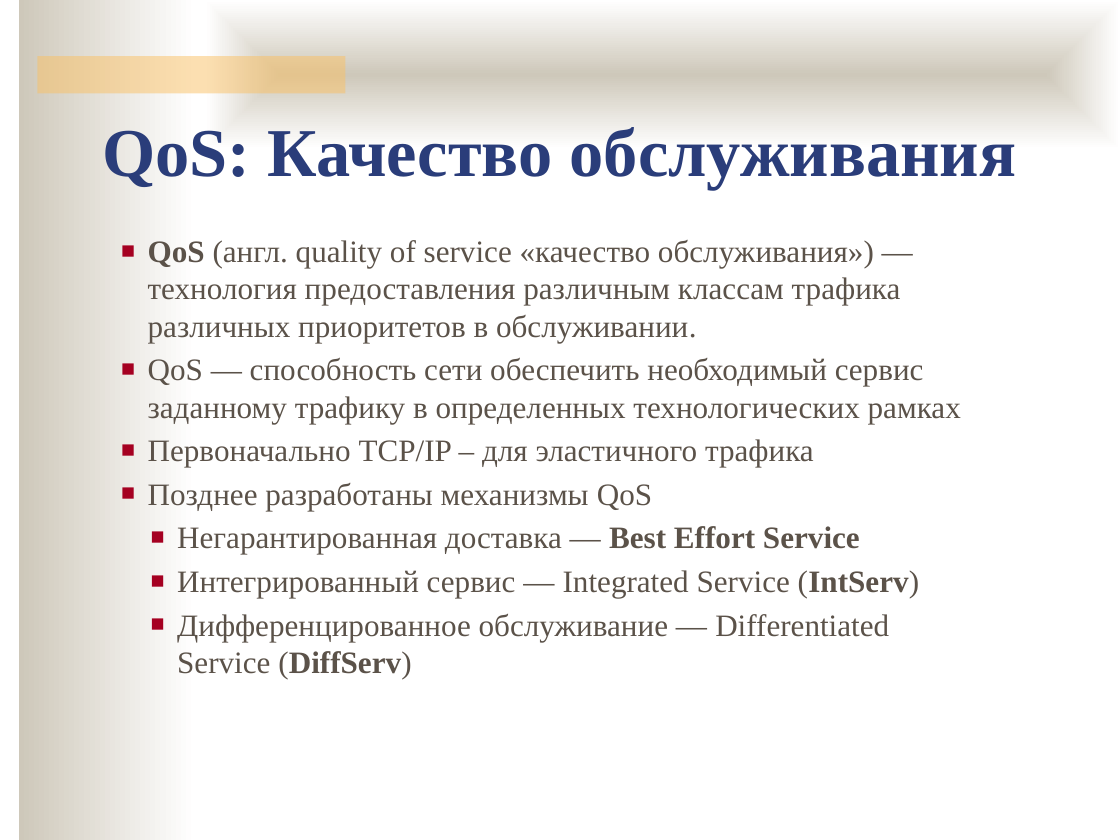
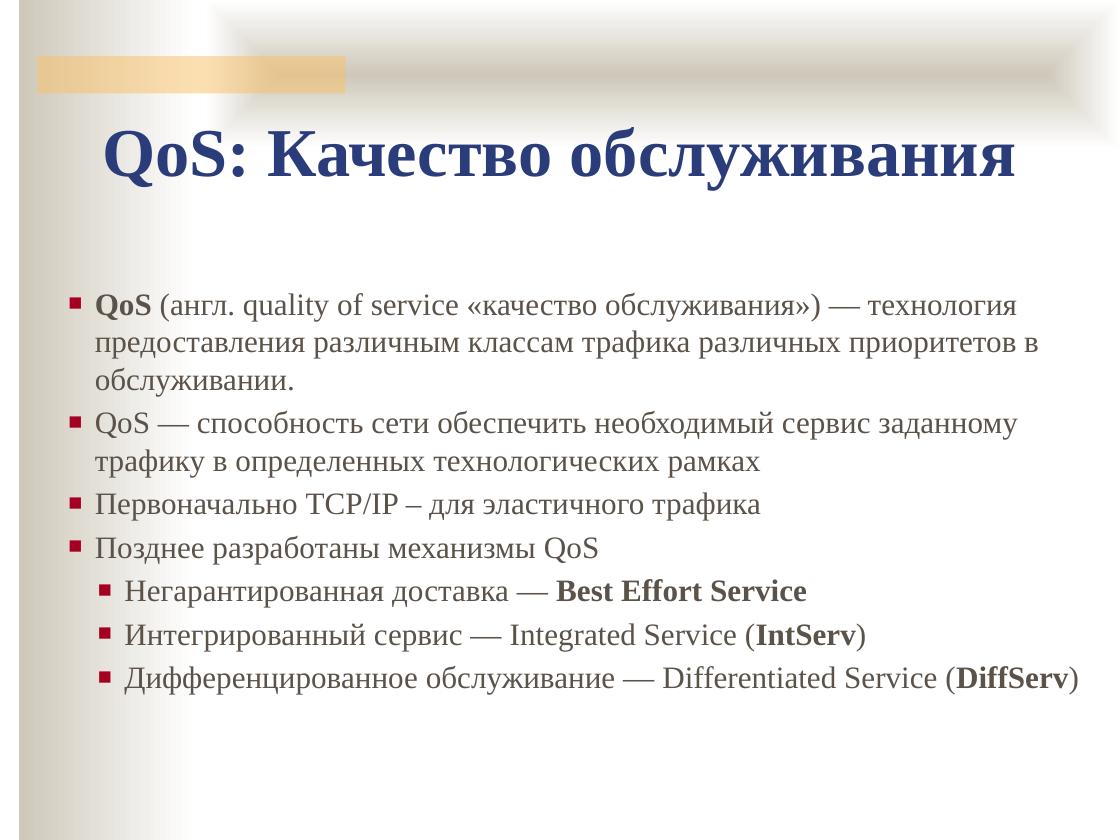
Before and after one commit to ukoloff/nets, a slide deck: slide 12 of lecture/L3+.pptx. Drawn at 1120x840 pixels with LibreOffice and Linux fonts; fonts in the diff are those of the drawing; background and template pictures are left out. Boxes give left, top, right and bottom in pixels: in the first picture for what was removed or moved away, otherwise in the second. Text is boxed around its words. In the diff, an @@ line names an element or a change of style, - is before the commit and + after.

```diff
--- a/lecture/L3+.pptx
+++ b/lecture/L3+.pptx
@@ text "QoS (англ. quality of service ..." rewrapped from [148,240,961,679] to [95,293,1079,694] @@
```
Also in this commit, not shown: 3 other slides changed, 10 slides added.
